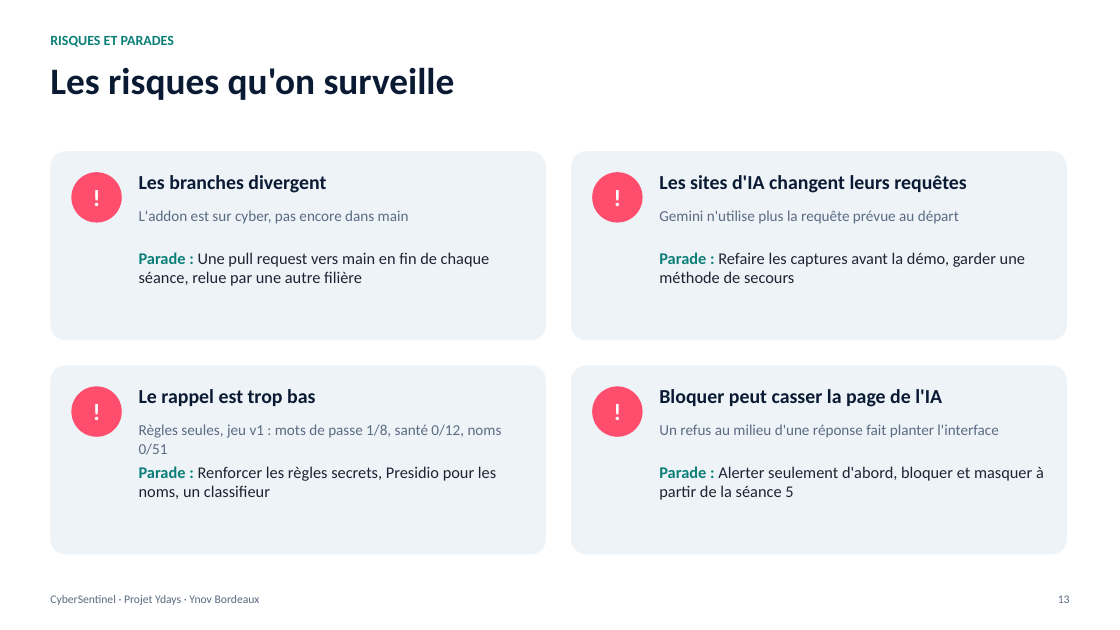
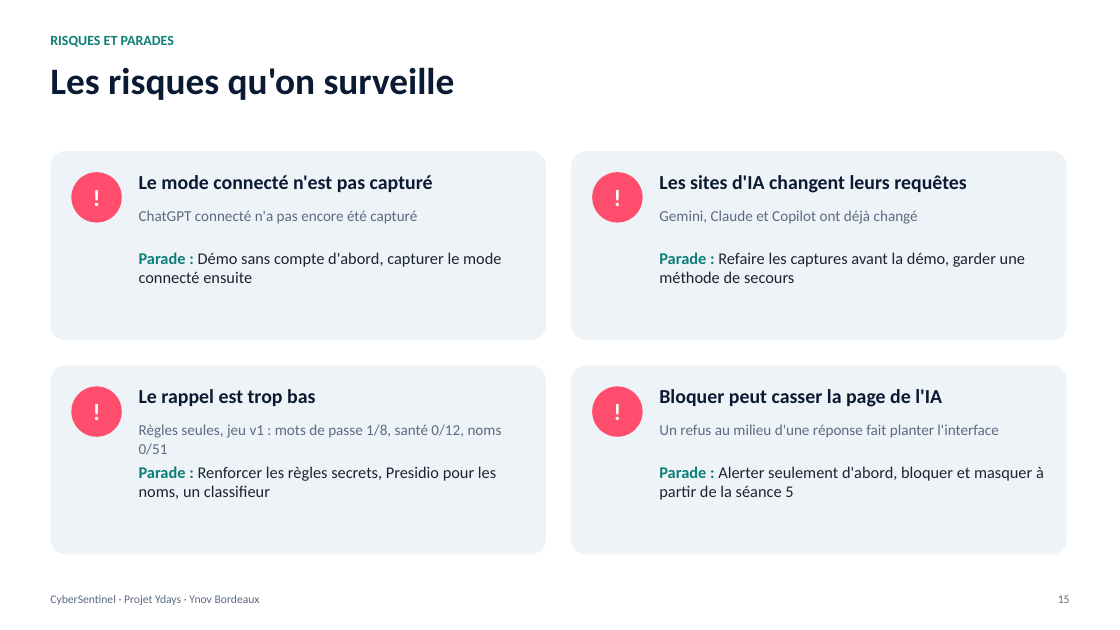
Before and after one commit to fatima774/projet_ydays, a slide deck: slide 15 of docs/presentations/seance-02/CyberSentinel-presentation.pptx (slide 13 before the commit). Drawn at 1120x630 pixels with LibreOffice and Linux fonts; fonts in the diff are those of the drawing. Boxes give left, top, right and bottom in pixels: in the first picture for what was removed or moved away, otherwise in the second. Text is boxed around its words. In the diff, an @@ line names an element or a change of style, - is before the commit and + after.

```diff
--- a/docs/presentations/seance-02/CyberSentinel-presentation.pptx
+++ b/docs/presentations/seance-02/CyberSentinel-presentation.pptx
@@ text at (139, 175, 433, 192): text changed @@
-Les branches divergent
+Le mode connecté n'est pas capturé
@@ text at (139, 210, 417, 224): text changed @@
-L'addon est sur cyber, pas encore dans main
+ChatGPT connecté n'a pas encore été capturé
@@ text at (659, 210, 918, 224): text changed @@
-Gemini n'utilise plus la requête prévue au départ
+Gemini, Claude et Copilot ont déjà changé
@@ text at (139, 252, 501, 283): text changed @@
-Parade : Une pull request vers main en fin de chaque séance, relue par une autre filière
+Parade : Démo sans compte d'abord, capturer le mode connecté ensuite
@@ text at (1058, 595, 1070, 603): text changed @@
-13
+15
```
Also in this commit, not shown: 8 other slides changed, 2 slides added, 37 other files.
